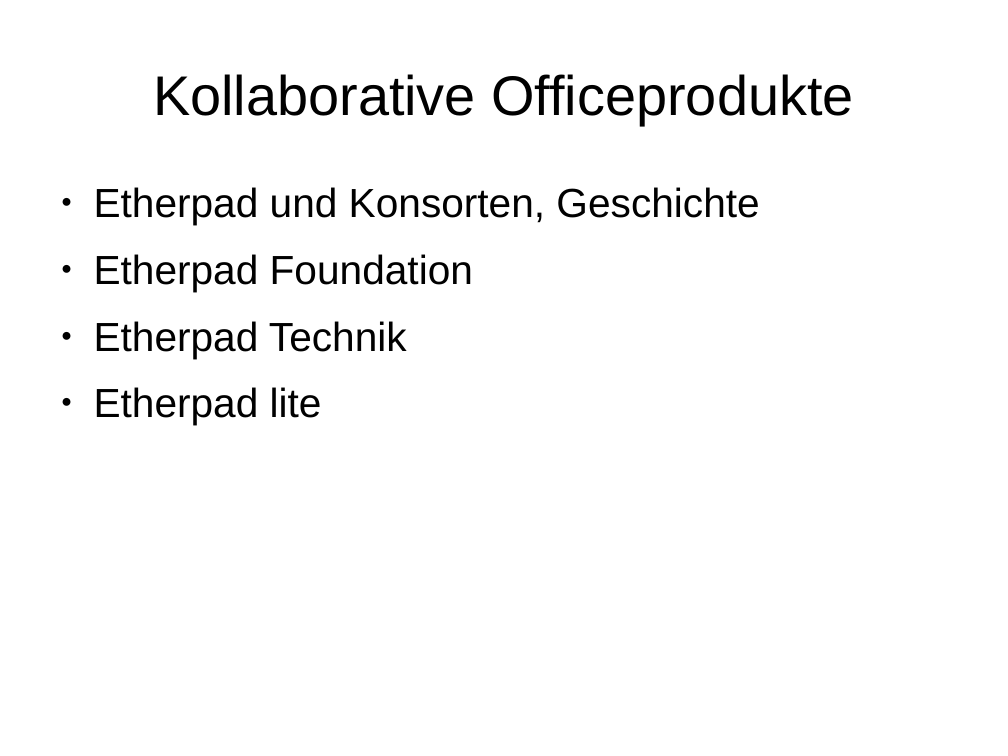
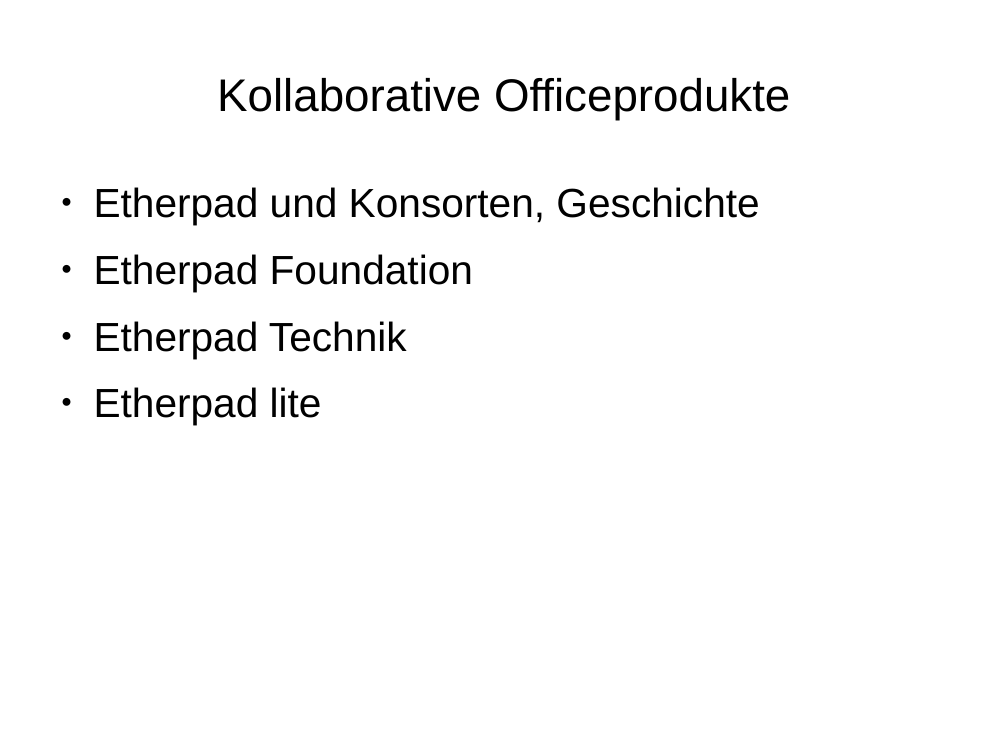
Before and after one commit to rommsen/Seminar_1905, a slide deck: slide 2 of referat/Kapitel4.odp. Drawn at 1008x756 pixels with LibreOffice and Linux fonts; fonts in the diff are those of the drawing. Boxes give left, top, right and bottom in pixels: in the first picture for what was removed or moved away, otherwise in the second. Text is boxed around its words. In the diff, an @@ line names an element or a change of style, - is before the commit and + after.

```diff
--- a/referat/Kapitel4.odp
+++ b/referat/Kapitel4.odp
@@ title "Kollaborative Officeprodukte" at <box>217,78,790,120</box>: size 44 to 36 pt @@
```
Also in this commit, not shown: 12 other slides changed, 4 slides added, 2 slides removed, 34 other files.
